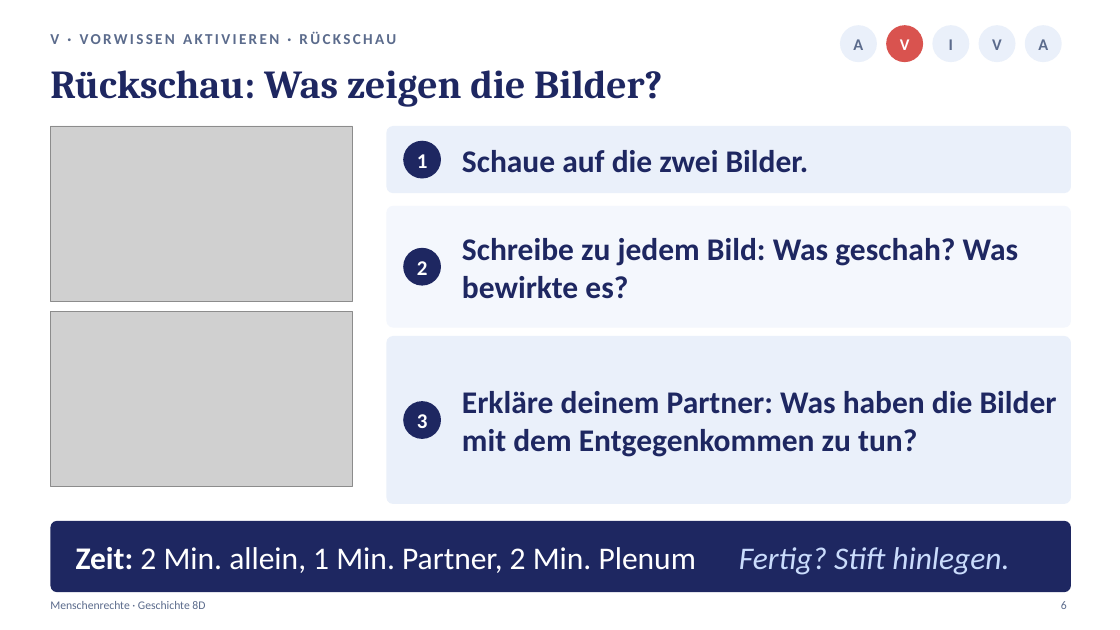
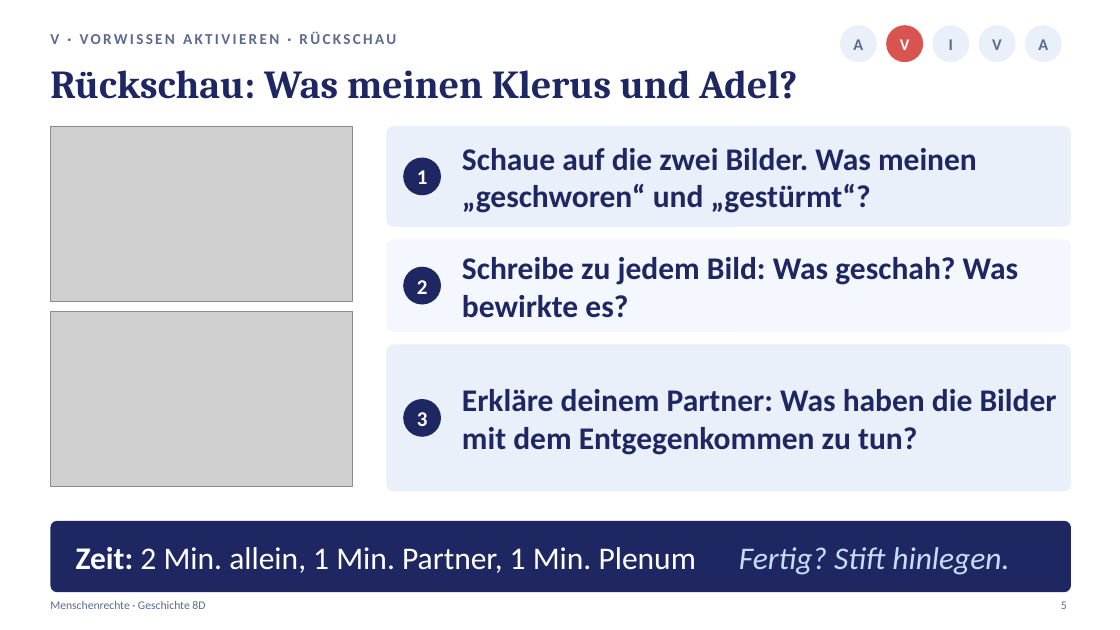
Before and after one commit to golzkonstantin-gif/Schule, a slide deck: slide 5 of Geschichte_8D/Stunde4_Menschenrechte/Praesentation_Stunde4_Menschenrechte_8D.pptx (slide 6 before the commit). Drawn at 1120x630 pixels with LibreOffice and Linux fonts; fonts in the diff are those of the drawing; grey boxes stand for pictures. Boxes give left, top, right and bottom in pixels: in the first picture for what was removed or moved away, otherwise in the second. Text is boxed around its words. In the diff, an @@ line names an element or a change of style, - is before the commit and + after.

```diff
--- a/Geschichte_8D/Stunde4_Menschenrechte/Praesentation_Stunde4_Menschenrechte_8D.pptx
+++ b/Geschichte_8D/Stunde4_Menschenrechte/Praesentation_Stunde4_Menschenrechte_8D.pptx
@@ text at [50, 70, 797, 99]: text changed @@
-Rückschau: Was zeigen die Bilder?
+Rückschau: Was meinen Klerus und Adel?
@@ rounded rectangle: place and size @@
-rounded rectangle at [386, 126, 1071, 193]
+rounded rectangle at [386, 126, 1071, 227]
@@ text at [462, 148, 977, 213]: text changed @@
-Schaue auf die zwei Bilder.
+Schaue auf die zwei Bilder. Was meinen „geschworen“ und „gestürmt“?
@@ text "1": place and size @@
-text "1" at [417, 154, 428, 168]
+text "1" at [417, 170, 428, 184]
@@ ellipse: place and size @@
-ellipse at [403, 141, 441, 179]
+ellipse at [403, 158, 441, 196]
@@ proportions changed in 3 elements at [386, 344, 1071, 492], [386, 126, 1071, 227], [386, 239, 1071, 332] @@
@@ rounded rectangle: place and size @@
-rounded rectangle at [386, 206, 1071, 328]
+rounded rectangle at [386, 239, 1071, 332]
@@ text "Schreibe zu jedem Bild: Was ...": place and size @@
-text "Schreibe zu jedem Bild: Was ..." at [462, 238, 1018, 299]
+text "Schreibe zu jedem Bild: Was ..." at [462, 257, 1018, 318]
@@ text "2": place and size @@
-text "2" at [417, 261, 428, 275]
+text "2" at [417, 280, 428, 294]
@@ ellipse: place and size @@
-ellipse at [403, 248, 441, 286]
+ellipse at [403, 266, 441, 304]
@@ rounded rectangle: place and size @@
-rounded rectangle at [386, 336, 1071, 504]
+rounded rectangle at [386, 344, 1071, 492]
@@ text at [76, 547, 1009, 575]: text changed @@
-Zeit: 2 Min. allein, 1 Min. Partner, 2 Min. Plenum Fertig? Stift hinlegen.
+Zeit: 2 Min. allein, 1 Min. Partner, 1 Min. Plenum Fertig? Stift hinlegen.
@@ text at [1061, 601, 1067, 609]: text changed @@
-6
+5
```
Also in this commit, not shown: 17 other slides changed, 2 slides added, 3 slides removed, 16 other files.
